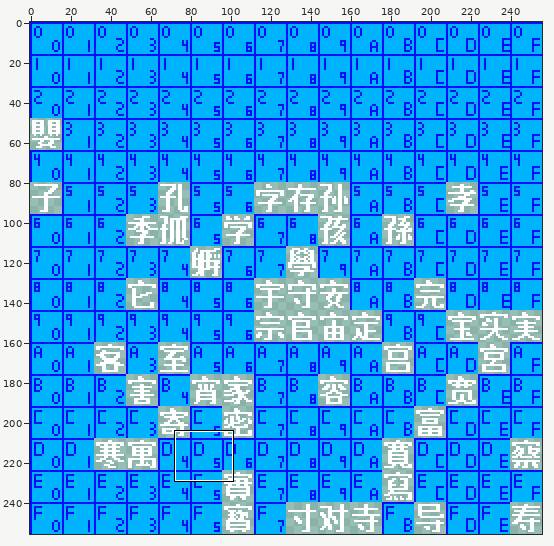
Sprite sheet, stored at assets/base/font/cosmic-reach-font-5B00.png. Above, an overview of the earlier version with the close-up marked.
Close-up. Before the edit:
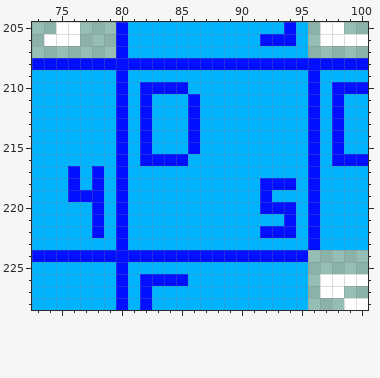
The file is 256x256 pixels. Shown: x 73..100, y 205..228. The commit also changed other parts of the picture, which this record leaves out.
Now the later version:
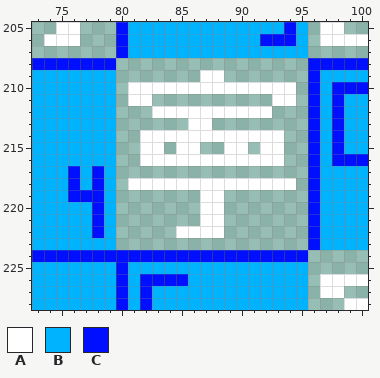
Palette (. is transparent): A #ffffff  B #00b3ff  C #000fff
Changes in this commit:
Colour A replaces colour B in row 209 at x 87 to 88; in row 210 at x 81 and 86 to 94; in row 211 at x 81 and 93 to 94; in row 212 at x 83 to 85 and 87 to 92; in row 213 at x 87; in row 214 at x 83 to 85 and 87 to 93.
Colour A replaces colour B in row 215 at x 83, 85, 89 to 90 and 92 to 93; in row 216 at x 86 to 93; in row 218 at x 81 to 91; in rows 219 to 221 at x 87 to 88; in row 222 at x 85 to 88.
Colour A replaces colour C in row 210 at x 82 to 85; in row 211 at x 82; in rows 212 to 213 at x 86; in rows 214 to 215 at x 82 and 86; in row 216 at x 82 to 85; in row 218 at x 92 to 94.
Colour B is gone in row 209 at x 81 to 86 and 89 to 95; in row 210 at x 95; in row 211 at x 83 to 85, 87 to 92 and 95; in row 212 at x 81 and 93 to 95; in row 213 at x 81, 83 to 85 and 88 to 95; in row 214 at x 81 and 94 to 95.
Colour B is gone in row 215 at x 81, 84, 87 to 88, 91 and 94 to 95; in row 216 at x 81 and 94 to 95; in row 217 at x 81 to 95; in row 218 at x 95; in row 219 at x 81 to 86, 89 to 91 and 93 to 95; in row 220 at x 81 to 86, 89 to 91 and 95.
Colour B is gone in row 221 at x 81 to 86, 89 to 93 and 95; in row 222 at x 81 to 84, 89 to 91 and 95; in row 223 at x 81 to 95.
Colour C is gone in row 208 at x 80 to 95; in rows 209 to 210 at x 80; in row 211 at x 80 and 86; in rows 212 to 213 at x 80 and 82; in rows 214 to 218 at x 80; in row 219 at x 80 and 92.
Colour C is gone in row 220 at x 80 and 92 to 94; in row 221 at x 80 and 94; in row 222 at x 80 and 92 to 94; in row 223 at x 80.
